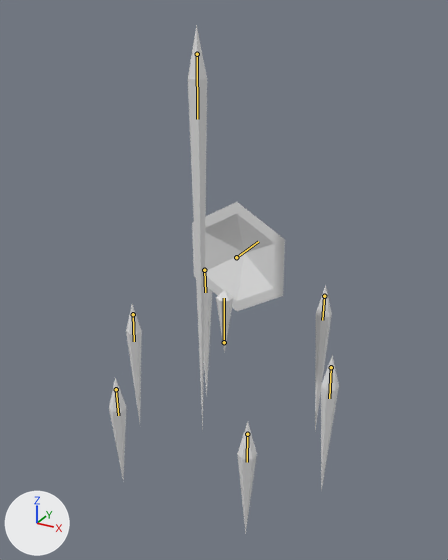
What one commit did to the glTF model glb_imports/ClarityBodyMeshes.glb.
Before and after are seen from a camera (50 mm lens) standing at (31.0, -56.4, 40.7) and looking at (0.1, -0.3, 12.7). Every picture has the same lights, and +X, +Y and +Z are marked at lower left. The first picture is the older version. Both versions are drawn at frame 44 of the action 'RegenShards'; the numbers are the values there. The bones that bend it are drawn over the model as lines.

The first picture shows 'Arm', 'BackLeft', 'BackRight', 'Center', 'FrontLeft', 'FrontRight', 'Hat', 'MiddleLeft', 'MiddleRight'.
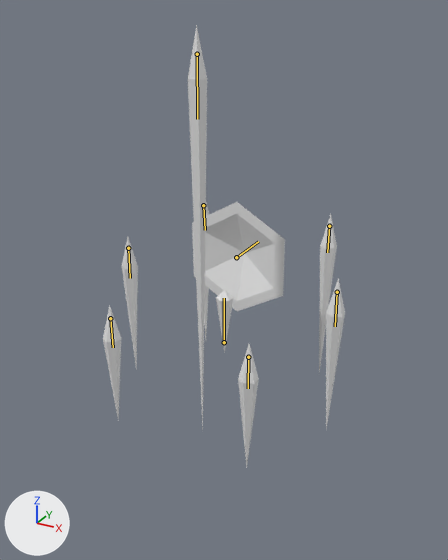
Boxes [x1, y1, x2, y2] around the edits, measured in the pictures (448 x 560 px):
'MiddleLeft', posed (11% taller): before [321, 355, 339, 491]; after [326, 278, 345, 429]
'FrontLeft', posed (12% taller): before [237, 422, 257, 533]; after [238, 344, 259, 468]
'BackLeft', posed (10% taller): before [315, 285, 332, 430]; after [319, 214, 337, 373]
'FrontRight', posed (12% taller): before [109, 378, 126, 480]; after [103, 305, 121, 419]
'MiddleRight', posed (13% taller): before [126, 304, 142, 422]; after [122, 236, 138, 370]
'BackRight', posed (mostly hidden afterwards): before [204, 286, 212, 395]; after [204, 203, 210, 339]
bone 'Middle.L', root to tip: before (331, 367) to (329, 398); after (337, 292) to (335, 326)
bone 'Front.L', root to tip: before (247, 434) to (247, 462); after (248, 357) to (248, 388)
bone 'Back.L', root to tip: before (324, 296) to (322, 320); after (329, 226) to (327, 252)
bone 'Middle.R', root to tip: before (133, 314) to (134, 341); after (128, 248) to (130, 278)
bone 'Front.R', root to tip: before (116, 389) to (118, 415); after (110, 318) to (113, 347)
bone 'Back.R', root to tip: before (204, 270) to (205, 292); after (203, 205) to (205, 230)

What the commit changed:
Bone 'Middle.L' (bone_middle_l) moves from (-10.3, 0.22, -0.07) to (-12.87, -8.39, -0.13).
Bone 'Front.L' (bone_front_l) moves from (-6.4, 4.53, 6.84) to (-8.75, -3.9, 8.95).
Bone 'Back.L' (bone_back_l) moves from (-8.63, -1.8, -8.58) to (-10.9, -10.13, -11.0).
Bone 'Middle.R' (bone_middle_r) moves from (10.3, 0.22, -0.07) to (12.87, -8.39, -0.13).
Bone 'Front.R' (bone_front_r) moves from (6.4, 4.53, 6.84) to (8.75, -3.9, 8.95).
Bone 'Back.R' (bone_back_r) moves from (8.63, -1.8, -8.58) to (10.9, -10.13, -11.0).
